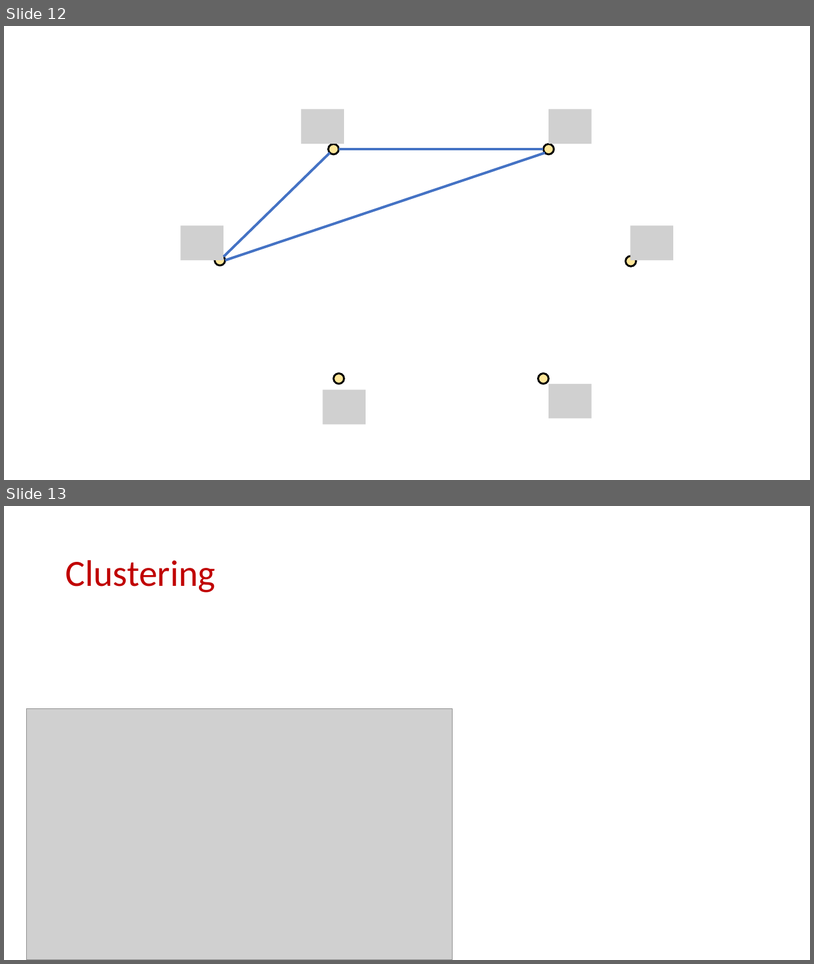
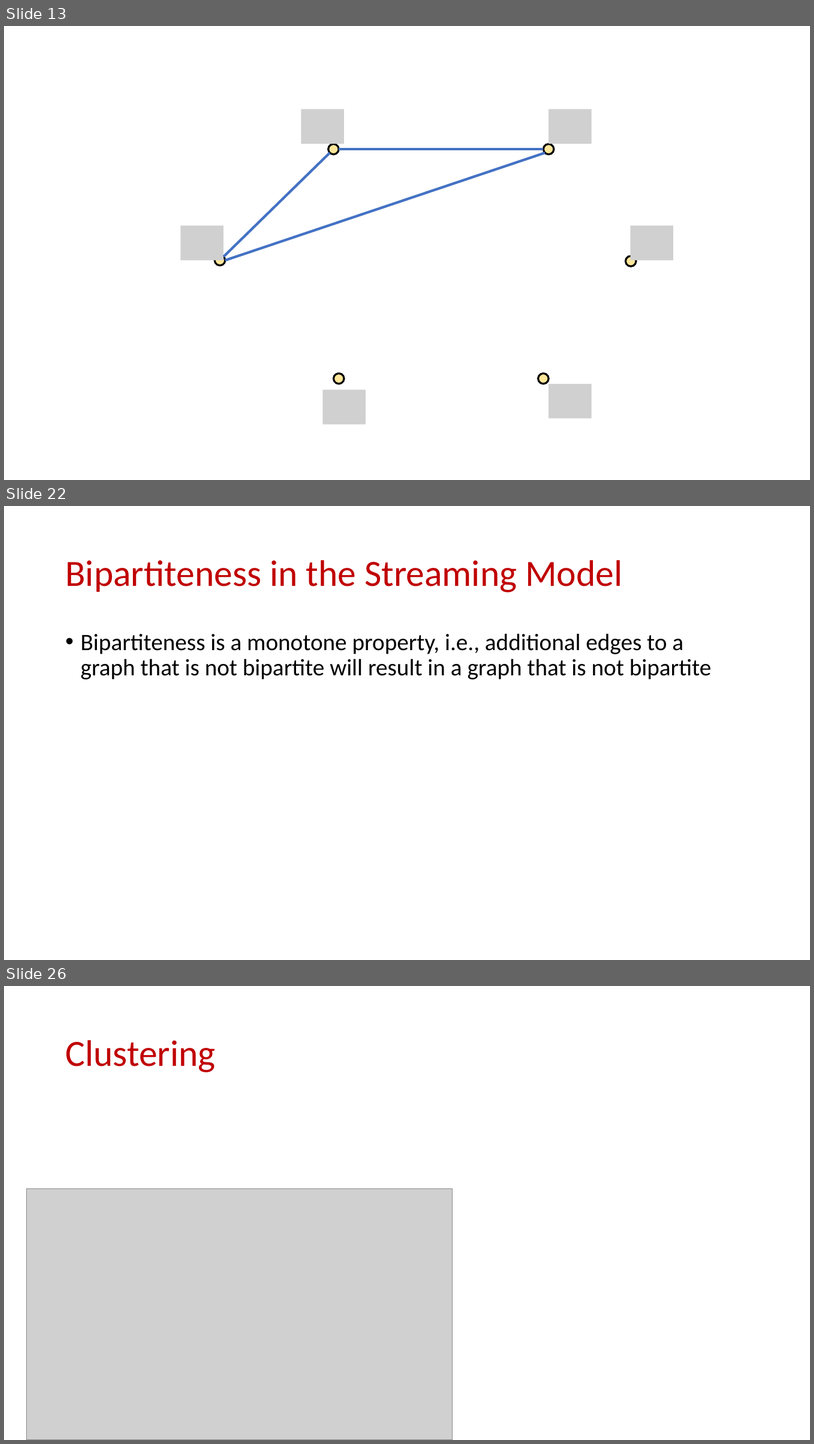
Before and after one commit to samsonzhou/samsonzhou.github.io, a slide deck: CSCE689-23/L21.pptx. Shown one above the other, each under a label of ours: slides 12 and 13 before the commit, slides 13, 22 and 26 after it; the slides between them are not shown. The pictures are 814x964 and 814x1444 pixels, drawn with LibreOffice and Linux fonts; fonts in the diff are those of the drawing; grey boxes stand for pictures. Boxes give left, top, right and bottom in pixels: in the first picture for what was removed or moved away, otherwise in the second. Text is boxed around its words. In the diff, an @@ line names an element or a change of style, - is before the commit and + after.

```diff
--- a/CSCE689-23/L21.pptx
+++ b/CSCE689-23/L21.pptx
@@ slide 22 added at (4,506,810,960), background #FFFFFF @@
@@ title added at (65,560,623,592), 44 pt, text #C00000 @@
+Bipartiteness in the Streaming Model
@@ text added at (81,633,711,679), 28 pt, text #000000 @@
+• Bipartiteness is a monotone property, i.e., additional edges to a graph that is not bipartite will result in a graph that is not bipartite
@@ what was slide 12 is now slide 13 @@
@@ what was slide 13 is now slide 26 @@
```
Also in this commit, not shown: 19 other slides added, 1 slide removed, 1 other file.
